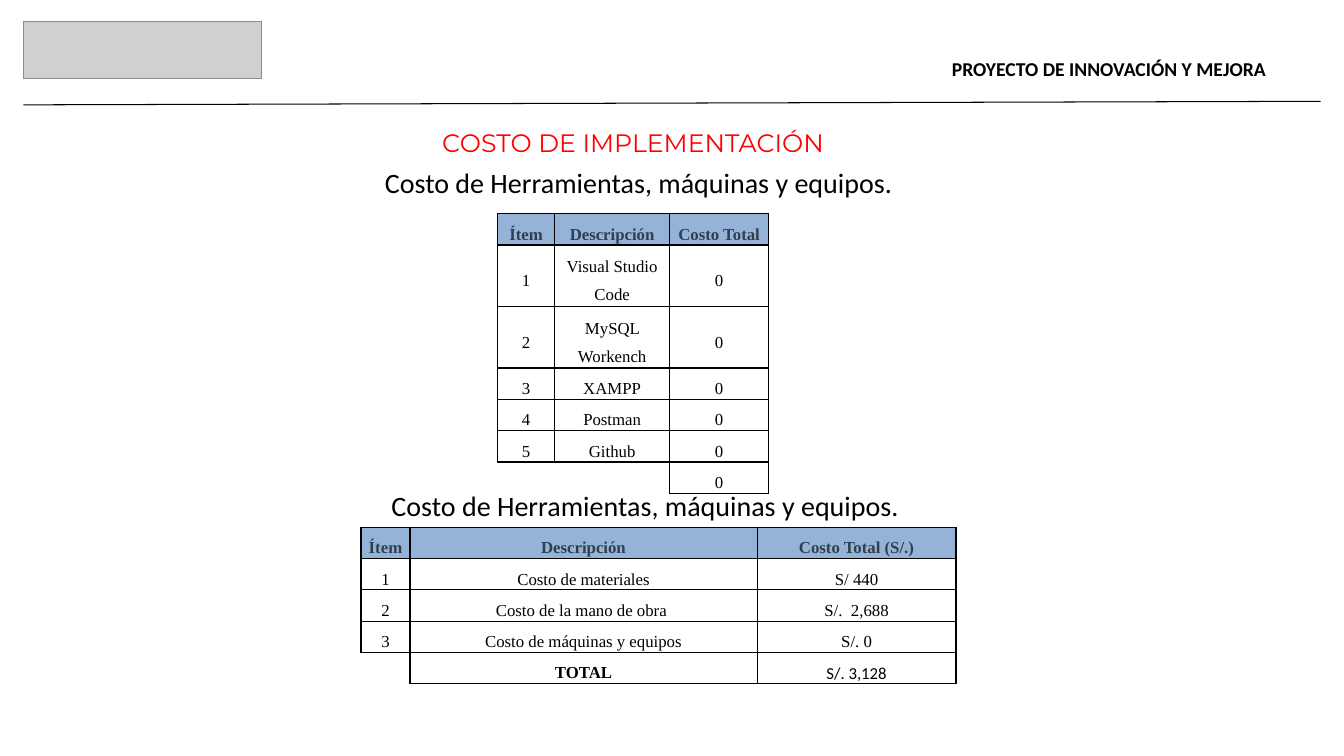
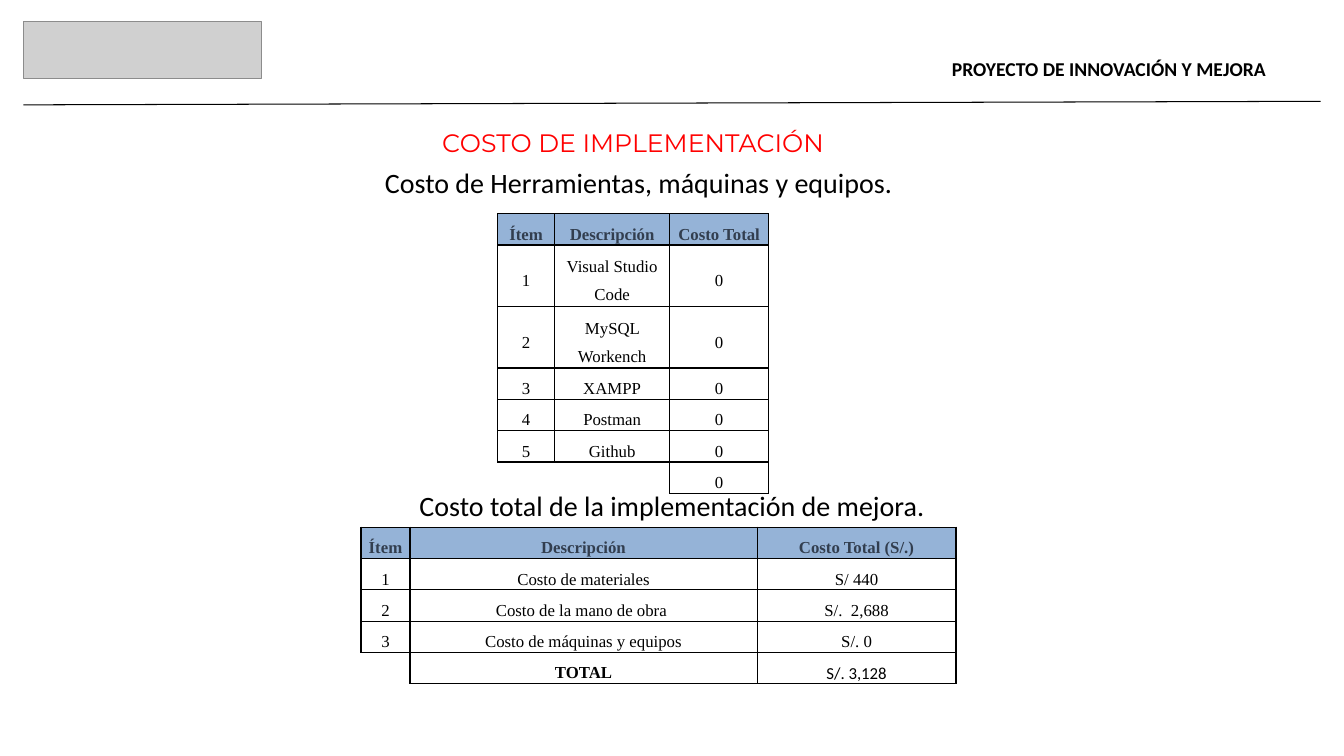
Before and after one commit to DanielBr2004/ProyectoFinal-SanMatias, a slide deck: slide 13 of ppt/PPT AVICOLA SAN MATIAS S.A.C..pptx. Drawn at 1344x756 pixels with LibreOffice and Linux fonts; fonts in the diff are those of the drawing; grey boxes stand for pictures. Boxes give left, top, right and bottom in pixels: in the first picture for what was removed or moved away, otherwise in the second. Text is boxed around its words. In the diff, an @@ line names an element or a change of style, - is before the commit and + after.

```diff
--- a/ppt/PPT AVICOLA SAN MATIAS S.A.C..pptx
+++ b/ppt/PPT AVICOLA SAN MATIAS S.A.C..pptx
@@ text at box(419, 492, 924, 521): text changed @@
-Costo de Herramientas, máquinas y equipos.
+Costo total de la implementación de mejora.
```
Also in this commit, not shown: 1 other slide changed, 6 other files.
